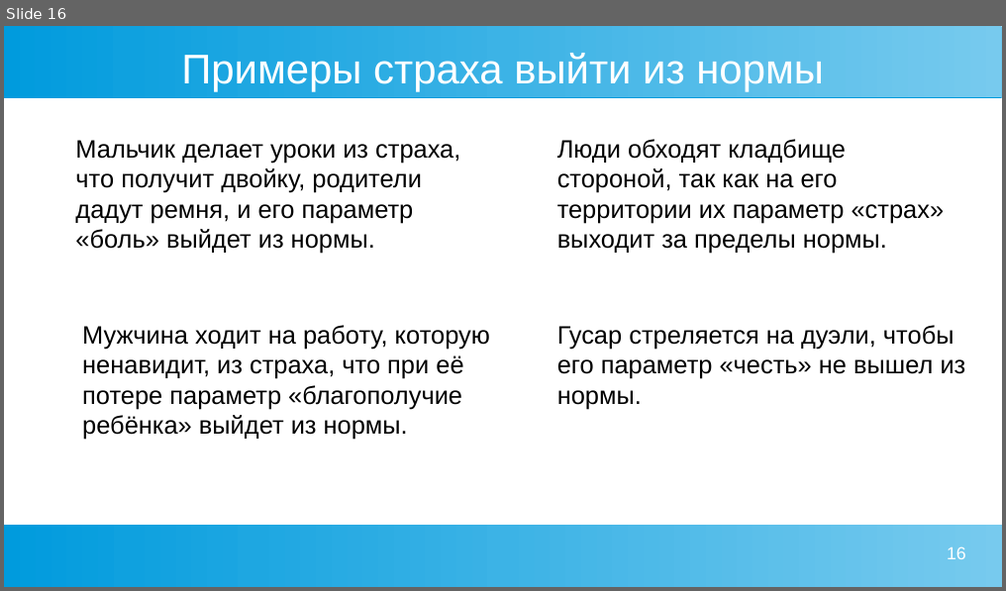
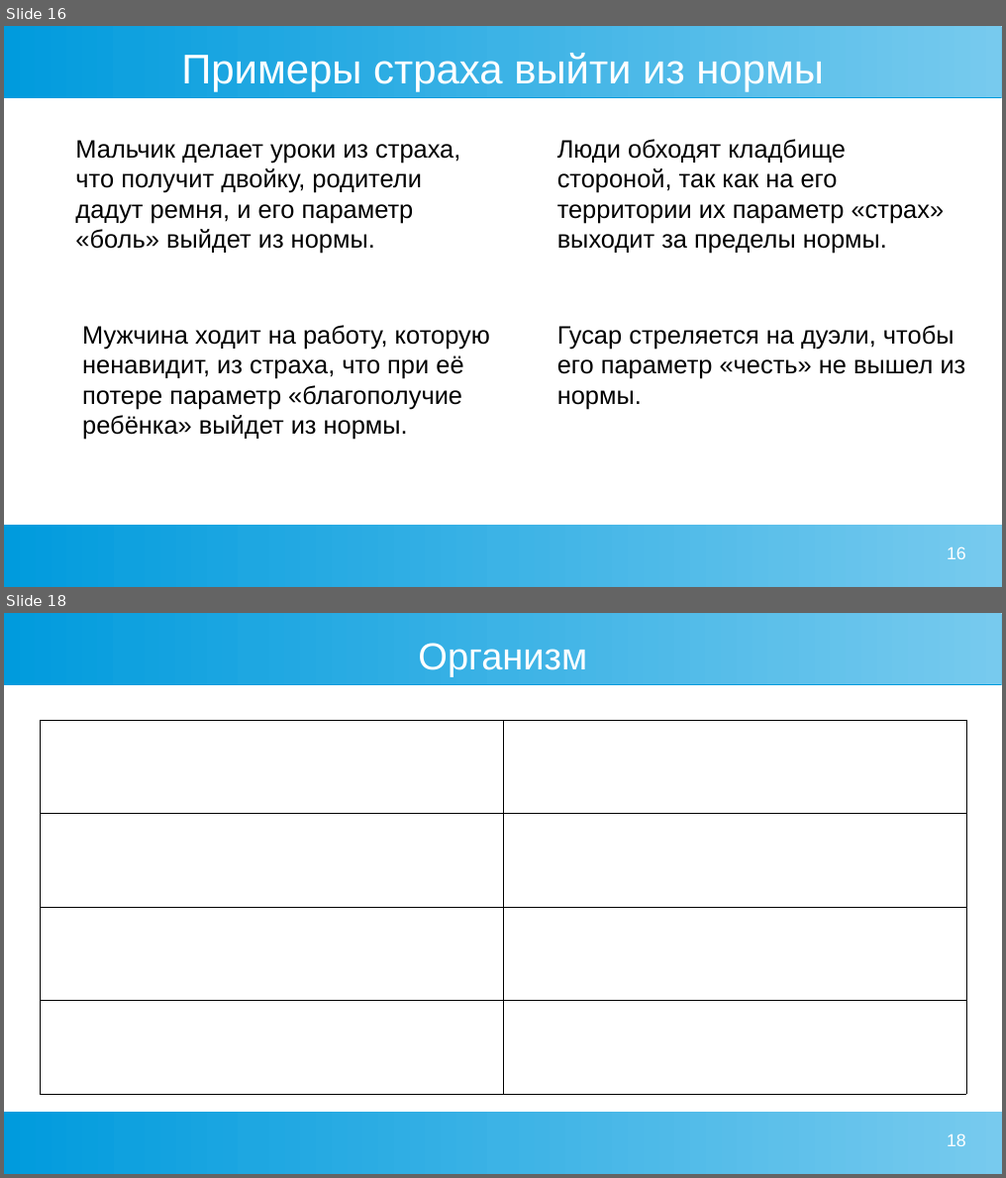
Before and after one commit to Chularev/articles, a slide deck: Psychology/2. гомеостаз и мотивация.odp. Shown one above the other, each under a label of ours: slide 16 before the commit, slides 16 and 18 after it; the slides between them are not shown. The pictures are 1006x591 and 1006x1178 pixels, drawn with LibreOffice and Linux fonts; fonts in the diff are those of the drawing. Boxes give left, top, right and bottom in pixels: in the first picture for what was removed or moved away, otherwise in the second. Text is boxed around its words. In the diff, an @@ line names an element or a change of style, - is before the commit and + after.

```diff
--- a/Psychology/2. гомеостаз и мотивация.odp
+++ b/Psychology/2. гомеостаз и мотивация.odp
@@ slide 18 added at (4,613,1002,1174), background #FFFFFF; not listed: 2 template elements that a slide beside it also shows @@
@@ title added at (418,643,587,677), 30 pt, text #FFFFFF @@
+Организм
@@ table added at (40,720,966,1094), 4 rows, 2 columns @@
+ | 
+ | 
+ | 
+ | 
@@ page number added at (946,1134,966,1147), 14 pt, text #FFFFFF @@
+18
```
Also in this commit, not shown: 1 other slide added.
